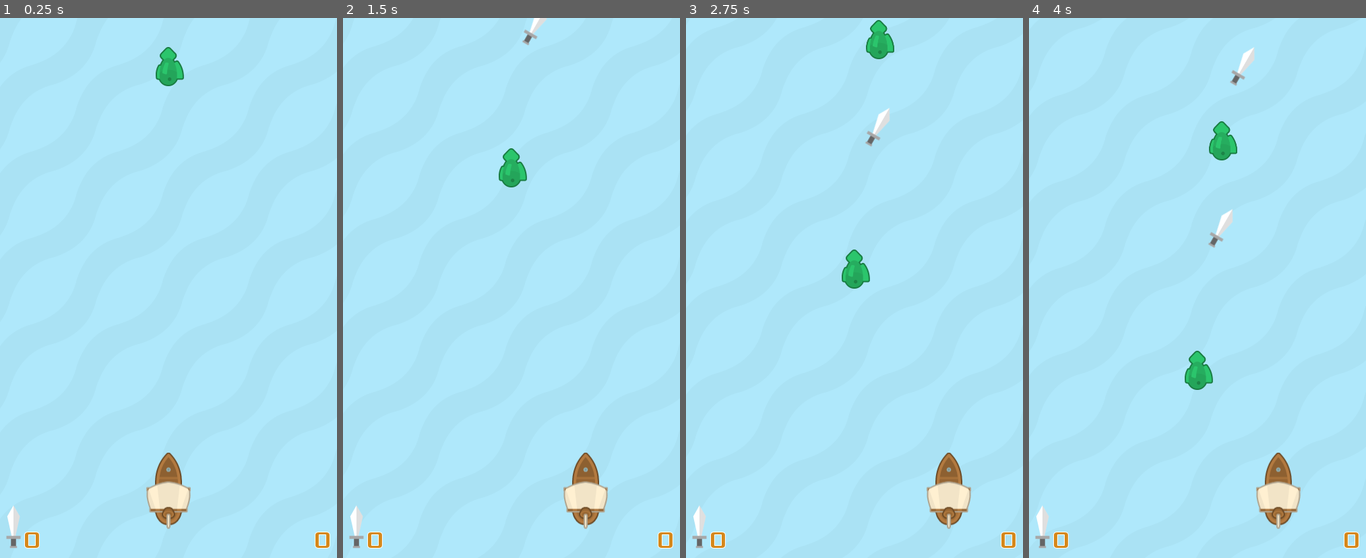
Above: before the commit, frames 1-4 (left to right).
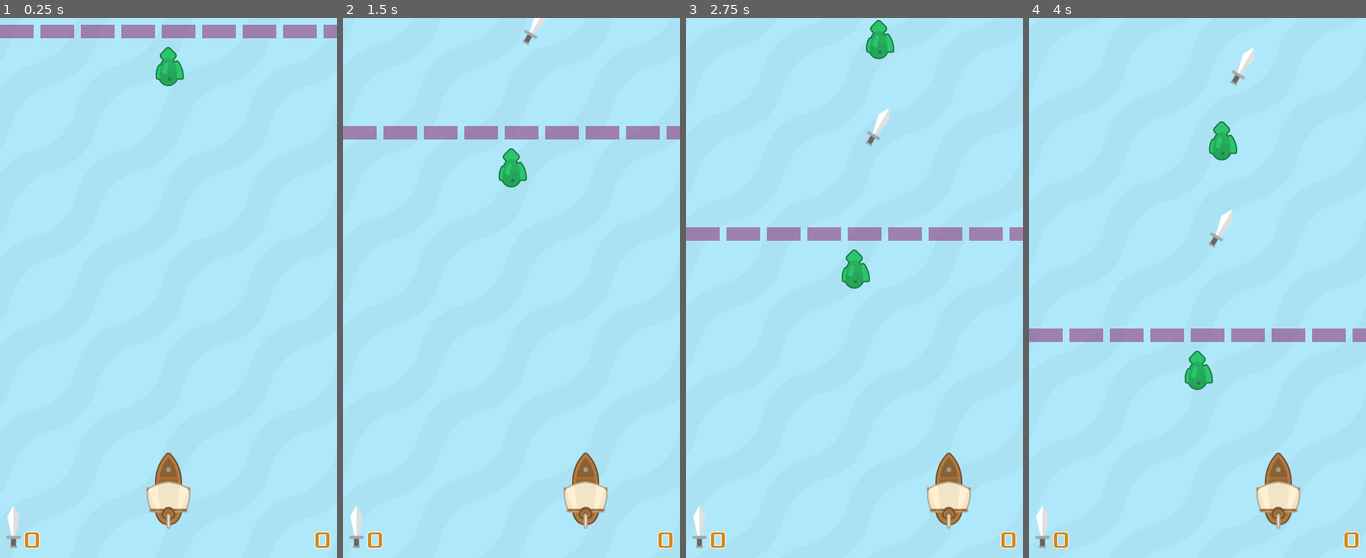
Above: after the commit, the same moments.

Repository: mwa/seaworthy
Game: Godot game, scene res://scenes/Sea.tscn
The game is run twice, just before and just after one commit, with the same random seed, the same clock (stepped at 60 frames per second) and the same inputs. The engine's default icon, where the game draws it, is replaced by a stand-in: a white triangle on a blue panel in a dark square. Sound files missing from this copy of the repository are replaced by a short silence.
Inputs:
- Up to frame 1 (0.25 s): no input
- Up to frame 2 (1.5 s): hold Right (ui_right) 0.53-1.28 s; hold Left (ui_left) from 1.28 s (still down)
- Up to frame 3 (2.75 s): release Left (ui_left) at 2.03 s; hold Right (ui_right) from 2.03 s (still down)
- Up to frame 4 (4 s): release Right (ui_right) at 3.53 s; hold Left (ui_left) from 3.53 s (still down)

The runs differ from the first frame. In frame 1, 2.1% of the frame differs, in the area x 0-100%, y 1-4%; in frame 2, 2.1%; in frame 3, 2.1%; in frame 4, 2.1%.

Commit message:
Add finishing line

Diff:
--- /dev/null
+++ b/scenes/FinishLine.gd
@@ -0,0 +1,25 @@
+extends Node2D
+
+var speed = 120  # speed in pixels/s
+var velocity = Vector2(0, speed)
+
+signal level_finished()
+
+func _ready():
+	deactivate()
+	activate()
+
+func activate():
+	position.y = -128
+	print(position)
+	self.visible = true
+
+func deactivate():
+	self.visible = false
+
+# Called every frame. 'delta' is the elapsed time since the previous frame.
+func _physics_process(delta):
+	# update position
+	position += velocity * delta
+	if position.y > 600:
+		emit_signal("level_finished")
--- a/scenes/Sea.tscn
+++ b/scenes/Sea.tscn
@@ -10,6 +10,7 @@
 [ext_resource path="res://scenes/BadFish.tscn" type="PackedScene" id=8]
 [ext_resource path="res://scenes/Sword.tscn" type="PackedScene" id=9]
 [ext_resource path="res://assets/audio/panumoon_-_sidebyside_2.ogg" type="AudioStream" id=10]
+[ext_resource path="res://scenes/FinishLine.gd" type="Script" id=11]
 
 [sub_resource type="DynamicFont" id=1]
 size = 35
@@ -32,6 +33,63 @@
 
 [node name="Water" parent="." instance=ExtResource( 2 )]
 
+[node name="FinishLine" type="Node2D" parent="."]
+position = Vector2( 0, -128 )
+script = ExtResource( 11 )
+
+[node name="Polygon2D" type="Polygon2D" parent="FinishLine"]
+position = Vector2( 0, 128 )
+color = Color( 0.54902, 0.0784314, 0.364706, 0.486275 )
+polygon = PoolVector2Array( 0, -20, 50, -20, 50, 0, 0, 0 )
+
+[node name="Polygon2D2" type="Polygon2D" parent="FinishLine"]
+position = Vector2( 0, 128 )
+color = Color( 0.54902, 0.0784314, 0.364706, 0.486275 )
+offset = Vector2( 60, 0 )
+polygon = PoolVector2Array( 0, -20, 50, -20, 50, 0, 0, 0 )
+
+[node name="Polygon2D3" type="Polygon2D" parent="FinishLine"]
+position = Vector2( 0, 128 )
+color = Color( 0.54902, 0.0784314, 0.364706, 0.486275 )
+offset = Vector2( 120, 0 )
+polygon = PoolVector2Array( 0, -20, 50, -20, 50, 0, 0, 0 )
+
+[node name="Polygon2D4" type="Polygon2D" parent="FinishLine"]
+position = Vector2( 0, 128 )
+color = Color( 0.54902, 0.0784314, 0.364706, 0.486275 )
+offset = Vector2( 180, 0 )
+polygon = PoolVector2Array( 0, -20, 50, -20, 50, 0, 0, 0 )
+
+[node name="Polygon2D5" type="Polygon2D" parent="FinishLine"]
+position = Vector2( 0, 128 )
+color = Color( 0.54902, 0.0784314, 0.364706, 0.486275 )
+offset = Vector2( 240, 0 )
+polygon = PoolVector2Array( 0, -20, 50, -20, 50, 0, 0, 0 )
+
+[node name="Polygon2D6" type="Polygon2D" parent="FinishLine"]
+position = Vector2( 0, 128 )
+color = Color( 0.54902, 0.0784314, 0.364706, 0.486275 )
+offset = Vector2( 300, 0 )
+polygon = PoolVector2Array( 0, -20, 50, -20, 50, 0, 0, 0 )
+
+[node name="Polygon2D7" type="Polygon2D" parent="FinishLine"]
+position = Vector2( 0, 128 )
+color = Color( 0.54902, 0.0784314, 0.364706, 0.486275 )
+offset = Vector2( 360, 0 )
+polygon = PoolVector2Array( 0, -20, 50, -20, 50, 0, 0, 0 )
+
+[node name="Polygon2D8" type="Polygon2D" parent="FinishLine"]
+position = Vector2( 0, 128 )
+color = Color( 0.54902, 0.0784314, 0.364706, 0.486275 )
+offset = Vector2( 420, 0 )
+polygon = PoolVector2Array( 0, -20, 50, -20, 50, 0, 0, 0 )
+
+[node name="Polygon2D9" type="Polygon2D" parent="FinishLine"]
+position = Vector2( 0, 128 )
+color = Color( 0.54902, 0.0784314, 0.364706, 0.486275 )
+offset = Vector2( 480, 0 )
+polygon = PoolVector2Array( 0, -20, 50, -20, 50, 0, 0, 0 )
+
 [node name="HUD" type="CanvasLayer" parent="."]
 script = ExtResource( 3 )
 
@@ -50,6 +108,21 @@
 }
 
 [node name="GameOverLabel" type="Label" parent="HUD"]
+visible = false
+margin_left = 80.0
+margin_top = 289.0
+margin_right = 418.0
+margin_bottom = 344.0
+custom_fonts/font = SubResource( 1 )
+custom_colors/font_color = Color( 0.839216, 0.533333, 0.101961, 1 )
+custom_colors/font_outline_modulate = Color( 1, 1, 1, 1 )
+text = "GAME OVER"
+align = 1
+__meta__ = {
+"_edit_use_anchors_": false
+}
+
+[node name="Level" type="Label" parent="HUD"]
 visible = false
 margin_left = 80.0
 margin_top = 289.0
